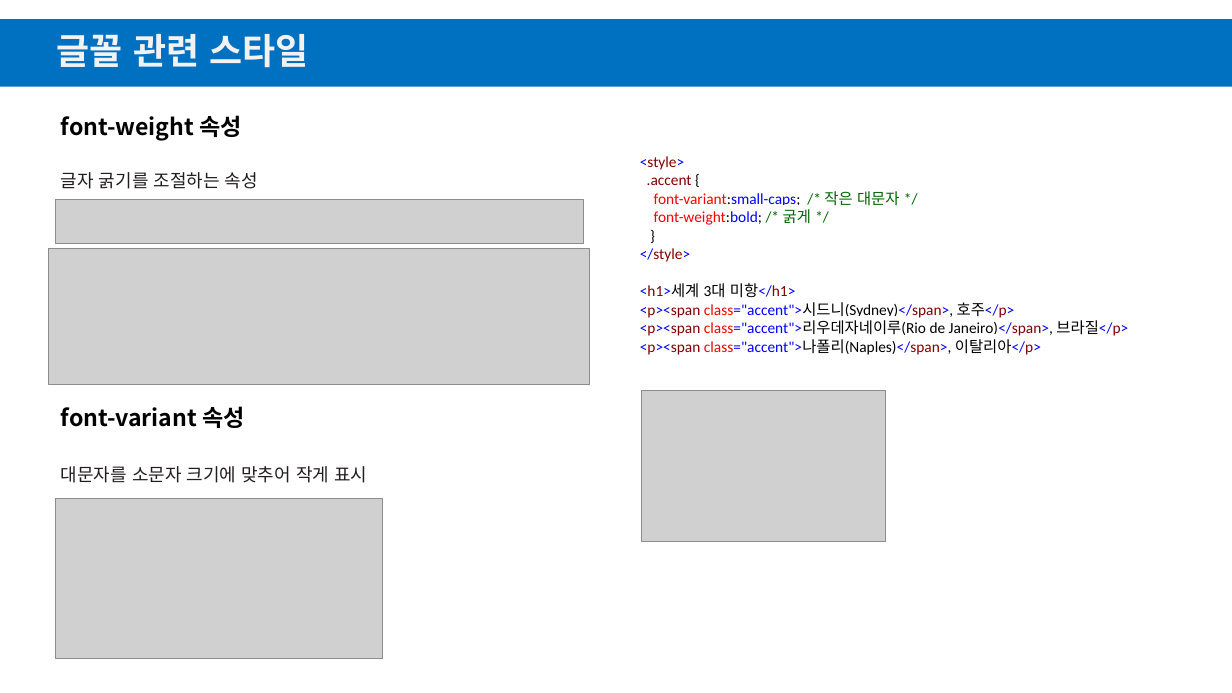
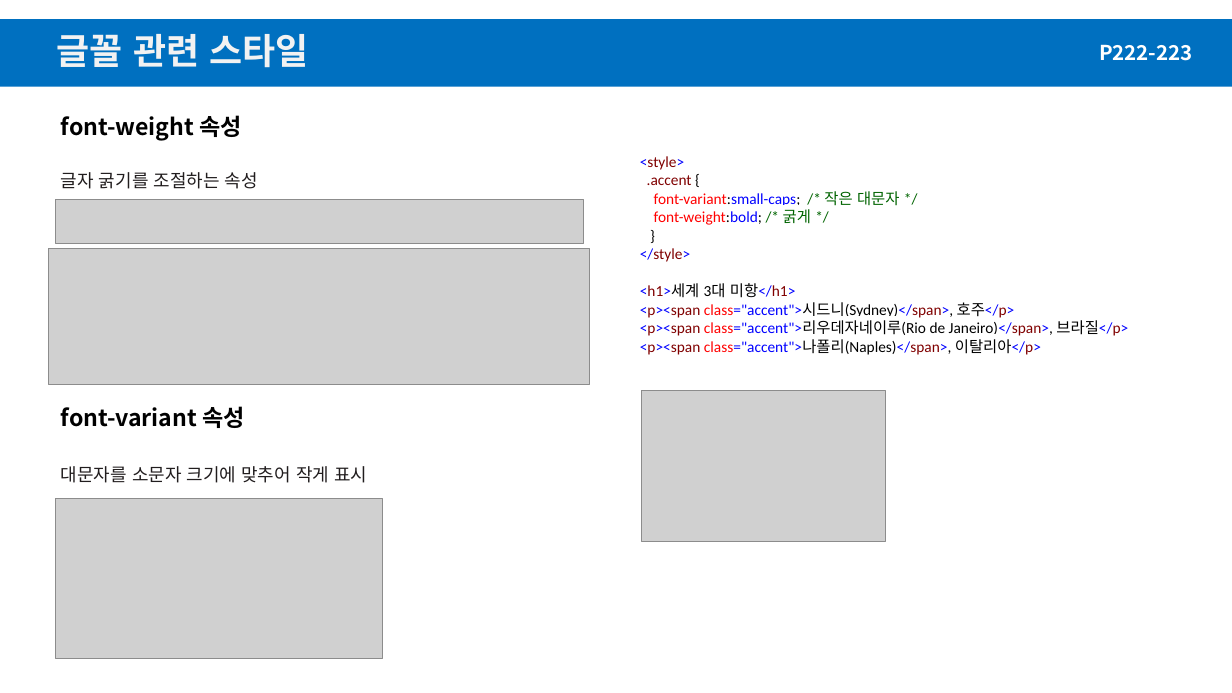
Before and after one commit to KRMGJ/html, a slide deck: slide 6 of 06.pptx. Drawn at 1232x693 pixels with LibreOffice and Linux fonts; fonts in the diff are those of the drawing; grey boxes stand for pictures; background and template pictures are left out. Boxes give left, top, right and bottom in pixels: in the first picture for what was removed or moved away, otherwise in the second. Text is boxed around its words. In the diff, an @@ line names an element or a change of style, - is before the commit and + after.

```diff
--- a/06.pptx
+++ b/06.pptx
@@ text added at <box>1099,44,1193,61</box>, 16 pt, text #FFFFFF, bold @@
+P222-223
```
Also in this commit, not shown: 18 other slides changed, 38 other files.
